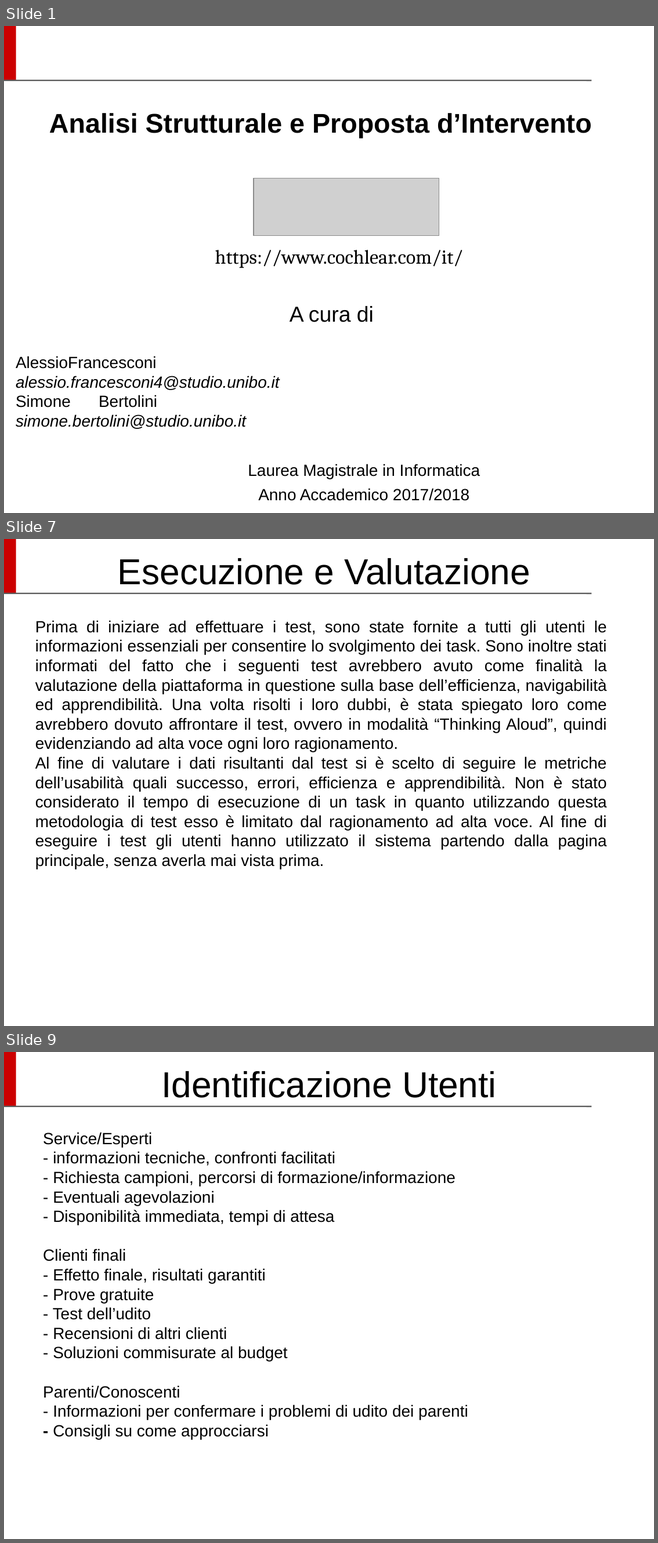
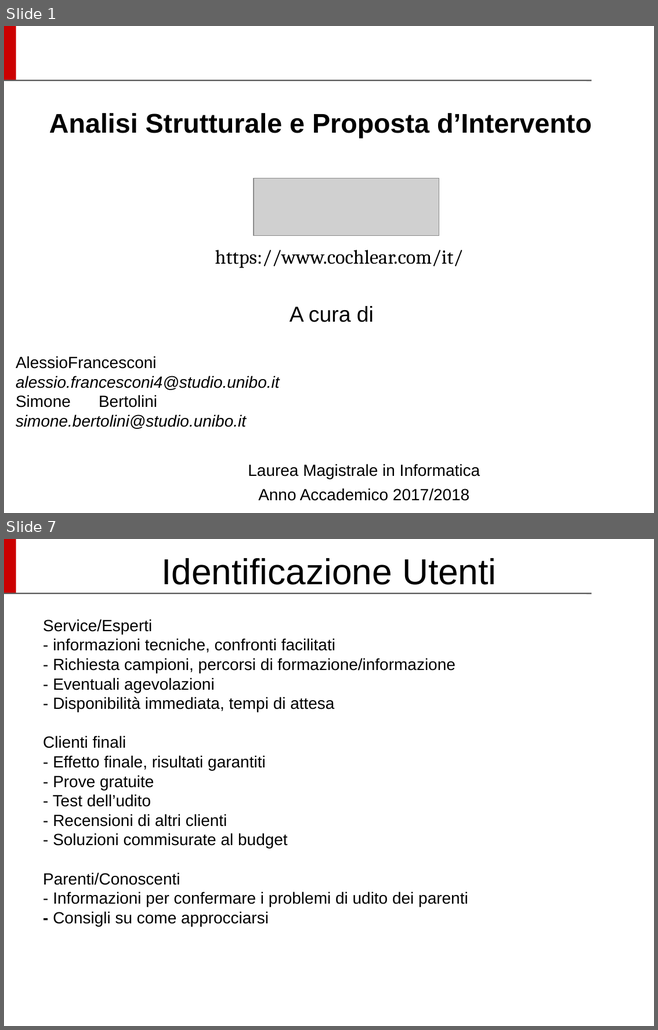
Before and after one commit to Siber93/UsabilitaProject, a slide deck: UUX_SlideProject_Cochlear.odp. Shown one above the other, each under a label of ours: slides 1, 7 and 9 before the commit, slides 1 and 7 after it; the slides between them are not shown. The pictures are 658x1543 and 658x1030 pixels, drawn with LibreOffice and Linux fonts; fonts in the diff are those of the drawing; grey boxes stand for pictures; background and template pictures are left out. Boxes give left, top, right and bottom in pixels: in the first picture for what was removed or moved away, otherwise in the second. Text is boxed around its words. In the diff, an @@ line names an element or a change of style, - is before the commit and + after.

```diff
--- a/UUX_SlideProject_Cochlear.odp
+++ b/UUX_SlideProject_Cochlear.odp
@@ slide 7 removed at box(4, 539, 654, 1026), background #FFFFFF; not listed: 2 template elements that a slide beside it also shows @@
@@ title removed at box(118, 558, 529, 585) @@
-Esecuzione e Valutazione
@@ text removed at box(35, 620, 607, 869) @@
-Prima di iniziare ad effettuare i test, sono state fornite a tutti gli utenti le informazioni essenziali per consentire lo svolgimento dei task. Sono inoltre stati informati del fatto che i seguenti test avrebbero avuto come finalità la valutazione della piattaforma in questione sulla base dell’efficienza, navigabilità ed apprendibilità. Una volta risolti i loro dubbi, è stata spiegato loro come avrebbero dovuto affrontare il test, ovvero in modalità “Thinking Aloud”, quindi evidenziando ad alta voce ogni loro ragionamento.
-Al fine di valutare i dati risultanti dal test si è scelto di seguire le metriche dell’usabilità quali successo, errori, efficienza e apprendibilità. Non è stato considerato il tempo di esecuzione di un task in quanto utilizzando questa metodologia di test esso è limitato dal ragionamento ad alta voce. Al fine di eseguire i test gli utenti hanno utilizzato il sistema partendo dalla pagina principale, senza averla mai vista prima.
@@ what was slide 9 is now slide 7 @@
```
Also in this commit, not shown: 2 slides changed, 3 slides added, 4 other slides removed, 2 other files.
